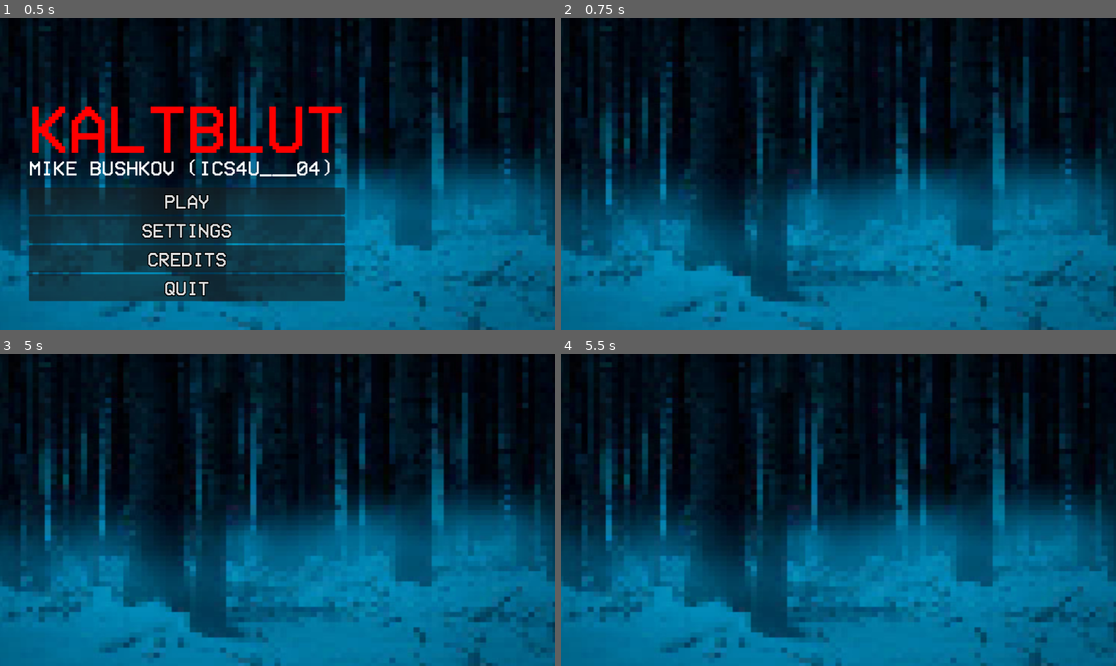
Above: before the commit, frames 1-4 (two rows, left to right).
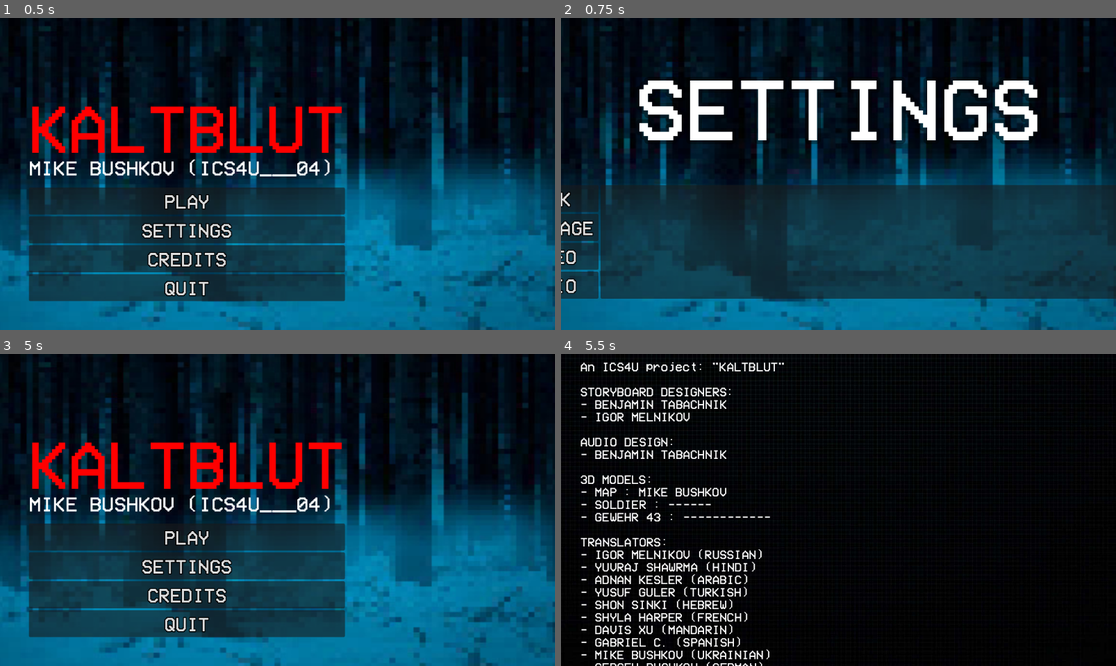
Above: after the commit, the same moments.

Repository: worghet/ICS4U___KALTBLUT
Game: Godot game, scene res://scenes/menus/main-menu.tscn
The game is run twice, just before and just after one commit, with the same random seed, the same clock (stepped at 60 frames per second) and the same inputs. Before the commit the project starts from res://scenes/main-menu.tscn.
Inputs (mouse positions are in pixels of both pictures, inside the frame that each line leads up to):
- Up to frame 1 (0.5 s): no input
- Up to frame 2 (0.75 s): click "SETTINGS" at 0.5 s
- Up to frame 3 (5 s): tap Enter at 1.25, 2.75, 4.25 s; move the mouse to (399, 494) at 1.27 s; press the mouse at (399, 494) at 1.28 s; hold D (move_right) 1.28-2.03 s; tap Space (jump) at 1.52, 2, 2.27, 3.5, 3.77, 4.52 s; move the mouse to (166, 525) at 2.02 s; release the mouse at (166, 525) at 2.03 s; hold S (move_backward) 2.03-2.78 s; right-click (166, 525) at 2.1 s; move the mouse to (333, 441) at 2.77 s; hold D (move_right) 2.78-3.53 s; hold E (spawn_enemy) 2.78-3.53 s; move the mouse to (249, 572) at 3.52 s; hold W (move_forward) 3.53-4.28 s; click (249, 572) at 3.6 s; move the mouse to (444, 556) at 4.27 s; hold A (move_left) from 4.28 s (still down); hold Right mouse button (right_mouse_button) from 4.28 s (still down); tap Escape (escape) at 4.9 s
- Up to frame 4 (5.5 s): release A (move_left) at 5 s; release Right mouse button (right_mouse_button) at 5 s; click (749, 594) at 5 s, where only the run after the commit has a clickable "CREDITS"

Frame 1 is identical in both runs. In frame 2, 41% of the frame differs, in the area x 0-100%, y 18-90%; in frame 3, 23%; in frame 4, 70%, in the area x 0-100%, y 0-100%.
Error before the commit: Invalid assignment of property or key 'visible' with value of type 'bool' on a base object of type 'null instance'. (res://scripts/main_menu.gd:17)

Commit message:
settings work from main.
language works too. cleaned a tiny bit

Diff:
--- a/kaltblut/imports/languages/kaltblut-translations.csv
+++ b/kaltblut/imports/languages/kaltblut-translations.csv
@@ -73,3 +73,9 @@
 • Вчера вечером он говорил голосом, который звучал как-то не так.
 • Рем говорит, что нам следует оставить его позади.
 • Я начинаю соглашаться."
+,,
+KEY_SETTINGS,SETTINGS,НАСТРОЙКИ
+KEY_BACK,BACK,ОБРАТНО
+KEY_LANGUAGE,LANGUAGE,ЯЗЫК
+KEY_VIDEO,VIDEO,ВИДЕО
+KEY_AUDIO,AUDIO,ЗВУК
--- a/kaltblut/project.godot
+++ b/kaltblut/project.godot
@@ -25,6 +25,14 @@
 [display]
 
 window/size/mode=3
+
+[file_customization]
+
+folder_colors={
+"res://imports/": "gray",
+"res://scenes/": "green",
+"res://scripts/": "red"
+}
 
 [global_group]
 
--- a/kaltblut/scenes/enemy.tscn
+++ b/kaltblut/scenes/character/enemy.tscn
@@ -1,9 +1,9 @@
 [gd_scene load_steps=8 format=3 uid="uid://c7swlqfn0artd"]
 
-[ext_resource type="PackedScene" uid="uid://cpdsqagh4uabv" path="res://scenes/entity.tscn" id="1_7p1mj"]
+[ext_resource type="PackedScene" uid="uid://cpdsqagh4uabv" path="res://scenes/character/entity.tscn" id="1_7p1mj"]
 [ext_resource type="Script" uid="uid://dkn30ignxe6ok" path="res://scripts/enemy.gd" id="2_md0e3"]
-[ext_resource type="PackedScene" uid="uid://do568pp650j5i" path="res://scenes/gewehr-43.tscn" id="3_4ra3w"]
-[ext_resource type="PackedScene" uid="uid://csj3y84s0sndg" path="res://scenes/anim_soldier.tscn" id="4_5uy6h"]
+[ext_resource type="PackedScene" uid="uid://do568pp650j5i" path="res://scenes/character/gewehr-43.tscn" id="3_4ra3w"]
+[ext_resource type="PackedScene" uid="uid://csj3y84s0sndg" path="res://scenes/character/anim_soldier.tscn" id="4_5uy6h"]
 
 [sub_resource type="StandardMaterial3D" id="StandardMaterial3D_7p1mj"]
 albedo_color = Color(0.980392, 0.388235, 0.294118, 1)
--- a/kaltblut/scenes/player.tscn
+++ b/kaltblut/scenes/character/player.tscn
@@ -1,9 +1,9 @@
 [gd_scene load_steps=9 format=3 uid="uid://bv3at001lt1ea"]
 
-[ext_resource type="PackedScene" uid="uid://cpdsqagh4uabv" path="res://scenes/entity.tscn" id="1_3vyb7"]
+[ext_resource type="PackedScene" uid="uid://cpdsqagh4uabv" path="res://scenes/character/entity.tscn" id="1_3vyb7"]
 [ext_resource type="Script" uid="uid://cyf8o2our2ivk" path="res://scripts/player.gd" id="2_g2els"]
-[ext_resource type="PackedScene" uid="uid://do568pp650j5i" path="res://scenes/gewehr-43.tscn" id="3_qhqgy"]
-[ext_resource type="PackedScene" uid="uid://csj3y84s0sndg" path="res://scenes/anim_soldier.tscn" id="4_dqkch"]
+[ext_resource type="PackedScene" uid="uid://do568pp650j5i" path="res://scenes/character/gewehr-43.tscn" id="3_qhqgy"]
+[ext_resource type="PackedScene" uid="uid://csj3y84s0sndg" path="res://scenes/character/anim_soldier.tscn" id="4_dqkch"]
 [ext_resource type="Shader" uid="uid://c1ed51345ekpm" path="res://scripts/pixelated.gdshader" id="5_qlg0r"]
 [ext_resource type="Texture2D" uid="uid://bm2ydw0ff7fuv" path="res://imports/textures/BloodOverlay.png" id="6_tuyoq"]
 
--- a/kaltblut/scenes/world.tscn
+++ b/kaltblut/scenes/gameplay/world.tscn
@@ -1,11 +1,11 @@
 [gd_scene load_steps=10 format=3 uid="uid://dfcxxdr8ftki7"]
 
 [ext_resource type="Script" uid="uid://ddl6xsfrx6xdh" path="res://scripts/world.gd" id="1_k0juu"]
-[ext_resource type="PackedScene" uid="uid://tdeg5iqfiug5" path="res://scenes/environment.tscn" id="1_rwgxs"]
-[ext_resource type="PackedScene" uid="uid://bv3at001lt1ea" path="res://scenes/player.tscn" id="2_rwgxs"]
+[ext_resource type="PackedScene" uid="uid://tdeg5iqfiug5" path="res://scenes/gameplay/environment.tscn" id="1_rwgxs"]
+[ext_resource type="PackedScene" uid="uid://bv3at001lt1ea" path="res://scenes/character/player.tscn" id="2_rwgxs"]
 [ext_resource type="AudioStream" uid="uid://bgt3phriwbwvm" path="res://imports/sounds/wind/Wind_1.mp3" id="4_71j4m"]
-[ext_resource type="PackedScene" uid="uid://ehl8yelpph3d" path="res://scenes/pause-menu.tscn" id="5_71j4m"]
-[ext_resource type="Script" uid="uid://dy5l53mbv60yn" path="res://scenes/settings_menu.gd" id="5_i7141"]
+[ext_resource type="PackedScene" uid="uid://ehl8yelpph3d" path="res://scenes/menus/pause-menu.tscn" id="5_71j4m"]
+[ext_resource type="PackedScene" uid="uid://b5632wma687kj" path="res://scenes/menus/settings_menu.tscn" id="6_qfnet"]
 
 [sub_resource type="NavigationMesh" id="NavigationMesh_rwgxs"]
 vertices = PackedVector3Array(-21.9734, 0.5, -7.25733, -11.7234, 0.5, -7.00733, -11.7234, 0.5, -8.50733, -10.9734, 0.5, …(678 unchanged characters)…
@@ -56,8 +56,8 @@
 bus = &"wind"
 parameters/looping = true
 
-[node name="CanvasLayer" type="CanvasLayer" parent="."]
-script = ExtResource("5_i7141")
+[node name="setting" parent="." instance=ExtResource("6_qfnet")]
+visible = false
 
-[node name="pause-menu" parent="CanvasLayer" instance=ExtResource("5_71j4m")]
+[node name="pause" parent="." instance=ExtResource("5_71j4m")]
 visible = false
--- a/kaltblut/scenes/credits.tscn
+++ b/kaltblut/scenes/menus/credits.tscn
@@ -1,6 +1,6 @@
 [gd_scene load_steps=8 format=3 uid="uid://d2hin7r7xw8dn"]
 
-[ext_resource type="Script" uid="uid://ivq2butbg5vy" path="res://scenes/credits.gd" id="1_0ctdu"]
+[ext_resource type="Script" uid="uid://ivq2butbg5vy" path="res://scripts/credits.gd" id="1_0ctdu"]
 [ext_resource type="Texture2D" uid="uid://b1sqend1r43p7" path="res://imports/textures/background.jpg" id="1_2ckv8"]
 [ext_resource type="Theme" uid="uid://bk7as4gxm1c8l" path="res://ui/theme.tres" id="2_0ctdu"]
 [ext_resource type="AudioStream" uid="uid://0myg4tu0ajrt" path="res://imports/sounds/music/darknightcrushed.mp3" id="4_2fbfq"]
--- a/kaltblut/scenes/main-menu.tscn
+++ b/kaltblut/scenes/menus/main-menu.tscn
@@ -1,9 +1,10 @@
-[gd_scene load_steps=7 format=3 uid="uid://qsoo1jqwtxvr"]
+[gd_scene load_steps=8 format=3 uid="uid://qsoo1jqwtxvr"]
 
 [ext_resource type="FontFile" uid="uid://berylv85eo6t1" path="res://imports/fonts/VCR_OSD_MONO_1.001.ttf" id="1_rk22q"]
 [ext_resource type="Script" uid="uid://mjdava25eauj" path="res://scripts/main_menu.gd" id="1_u4kki"]
 [ext_resource type="Texture2D" uid="uid://bmdbowyy08r13" path="res://imports/textures/demo_background.jpg" id="2_xg1py"]
 [ext_resource type="Theme" uid="uid://bk7as4gxm1c8l" path="res://ui/theme.tres" id="3_hf3n6"]
+[ext_resource type="PackedScene" uid="uid://b5632wma687kj" path="res://scenes/menus/settings_menu.tscn" id="5_ismwm"]
 
 [sub_resource type="LabelSettings" id="LabelSettings_dirle"]
 font = ExtResource("1_rk22q")
@@ -23,7 +24,7 @@
 grow_vertical = 2
 script = ExtResource("1_u4kki")
 
-[node name="image" type="CenterContainer" parent="."]
+[node name="background" type="CenterContainer" parent="."]
 layout_mode = 1
 anchors_preset = 15
 anchor_right = 1.0
@@ -31,64 +32,68 @@
 grow_horizontal = 2
 grow_vertical = 2
 
-[node name="TextureRect" type="TextureRect" parent="image"]
+[node name="image" type="TextureRect" parent="background"]
 custom_minimum_size = Vector2(1920, 1080)
 layout_mode = 2
 texture = ExtResource("2_xg1py")
 
-[node name="MarginContainer" type="MarginContainer" parent="."]
+[node name="menu" type="MarginContainer" parent="."]
 layout_mode = 1
 anchors_preset = 2
 anchor_top = 1.0
 anchor_bottom = 1.0
-offset_top = -241.0
-offset_right = 286.0
+offset_top = -485.0
+offset_right = 716.0
 grow_vertical = 0
 theme_override_constants/margin_left = 60
 theme_override_constants/margin_bottom = 60
 
-[node name="GridContainer" type="GridContainer" parent="MarginContainer"]
+[node name="vert_grid" type="GridContainer" parent="menu"]
 layout_mode = 2
 
-[node name="title" type="Label" parent="MarginContainer/GridContainer"]
+[node name="title" type="Label" parent="menu/vert_grid"]
 layout_mode = 2
 text = "KALTBLUT"
 label_settings = SubResource("LabelSettings_dirle")
 
-[node name="subtitle" type="Label" parent="MarginContainer/GridContainer"]
+[node name="subtitle" type="Label" parent="menu/vert_grid"]
 layout_mode = 2
 text = "MIKE BUSHKOV (ICS4U___04)"
 label_settings = SubResource("LabelSettings_u4kki")
 
-[node name="MarginContainer" type="MarginContainer" parent="MarginContainer/GridContainer"]
+[node name="spacing" type="MarginContainer" parent="menu/vert_grid"]
 layout_mode = 2
 theme_override_constants/margin_top = 15
 
-[node name="play" type="Button" parent="MarginContainer/GridContainer"]
+[node name="play" type="Button" parent="menu/vert_grid"]
 layout_mode = 2
 mouse_default_cursor_shape = 2
 theme = ExtResource("3_hf3n6")
 text = "KEY_PLAY"
 
-[node name="settings" type="Button" parent="MarginContainer/GridContainer"]
+[node name="settings" type="Button" parent="menu/vert_grid"]
 layout_mode = 2
 mouse_default_cursor_shape = 2
 theme = ExtResource("3_hf3n6")
 text = "KEY_SETTINGS"
 
-[node name="credits" type="Button" parent="MarginContainer/GridContainer"]
+[node name="credits" type="Button" parent="menu/vert_grid"]
 layout_mode = 2
 mouse_default_cursor_shape = 2
 theme = ExtResource("3_hf3n6")
 text = "KEY_CREDITS"
 
-[node name="quit" type="Button" parent="MarginContainer/GridContainer"]
+[node name="quit" type="Button" parent="menu/vert_grid"]
 layout_mode = 2
 mouse_default_cursor_shape = 2
 theme = ExtResource("3_hf3n6")
 text = "KEY_QUIT"
 
-[connection signal="pressed" from="MarginContainer/GridContainer/play" to="." method="_on_play_pressed"]
-[connection signal="pressed" from="MarginContainer/GridContainer/settings" to="." method="_on_settings_pressed"]
-[connection signal="pressed" from="MarginContainer/GridContainer/credits" to="." method="_on_credits_pressed"]
-[connection signal="pressed" from="MarginContainer/GridContainer/quit" to="." method="_on_quit_pressed"]
+[node name="settings" parent="." instance=ExtResource("5_ismwm")]
+visible = false
+layout_mode = 1
+
+[connection signal="pressed" from="menu/vert_grid/play" to="." method="_on_play_pressed"]
+[connection signal="pressed" from="menu/vert_grid/settings" to="." method="_on_settings_pressed"]
+[connection signal="pressed" from="menu/vert_grid/credits" to="." method="_on_credits_pressed"]
+[connection signal="pressed" from="menu/vert_grid/quit" to="." method="_on_quit_pressed"]
--- a/kaltblut/scenes/pause-menu.tscn
+++ b/kaltblut/scenes/menus/pause-menu.tscn
@@ -75,6 +75,7 @@
 text = "KEY_RESUME"
 
 [node name="settings" type="Button" parent="CenterContainer/GridContainer/left-right/GridContainer"]
+visible = false
 layout_mode = 2
 mouse_default_cursor_shape = 2
 theme = ExtResource("2_8qshb")
--- a/kaltblut/scenes/settings_menu.tscn
+++ b/kaltblut/scenes/menus/settings_menu.tscn
@@ -1,7 +1,7 @@
 [gd_scene load_steps=5 format=3 uid="uid://b5632wma687kj"]
 
 [ext_resource type="FontFile" uid="uid://berylv85eo6t1" path="res://imports/fonts/VCR_OSD_MONO_1.001.ttf" id="1_cr101"]
-[ext_resource type="Script" uid="uid://dy5l53mbv60yn" path="res://scenes/settings_menu.gd" id="1_wswnh"]
+[ext_resource type="Script" uid="uid://dy5l53mbv60yn" path="res://scripts/settings_menu.gd" id="1_wswnh"]
 [ext_resource type="Theme" uid="uid://bk7as4gxm1c8l" path="res://ui/theme.tres" id="2_wswnh"]
 
 [sub_resource type="LabelSettings" id="LabelSettings_labj1"]
@@ -40,7 +40,7 @@
 
 [node name="title" type="Label" parent="center-container/up-down/margin-title"]
 layout_mode = 2
-text = "SETTINGS"
+text = "KEY_SETTINGS"
 label_settings = SubResource("LabelSettings_labj1")
 horizontal_alignment = 1
 vertical_alignment = 1
@@ -100,7 +100,7 @@
 [node name="Label" type="Label" parent="center-container/up-down/left-right/setting_panel/language/individual_settings/set"]
 layout_mode = 2
 theme = ExtResource("2_wswnh")
-text = "LANGUAGE: "
+text = "KEY_LANGUAGE"
 
 [node name="OptionButton" type="OptionButton" parent="center-container/up-down/left-right/setting_panel/language/individual_settings/set"]
 custom_minimum_size = Vector2(875, 0)
@@ -137,7 +137,7 @@
 [node name="Label" type="Label" parent="center-container/up-down/left-right/setting_panel/video/individual_settings/set"]
 layout_mode = 2
 theme = ExtResource("2_wswnh")
-text = "SENSITIVITY"
+text = "KEY_SENSITIVITY"
 
 [node name="VBoxContainer" type="VBoxContainer" parent="center-container/up-down/left-right/setting_panel/video/individual_settings/set"]
 custom_minimum_size = Vector2(885, 0)
--- a/kaltblut/scenes/credits.gd
+++ b/kaltblut/scripts/credits.gd
@@ -8,4 +8,4 @@
 func _input(event: InputEvent) -> void:
 
 	if event.is_action_pressed("escape"):
-		get_tree().change_scene_to_file("res://scenes/main-menu.tscn")
+		get_tree().change_scene_to_file("res://scenes/menus/main-menu.tscn")
--- a/kaltblut/scripts/main_menu.gd
+++ b/kaltblut/scripts/main_menu.gd
@@ -1,17 +1,24 @@
 extends Control
 
 func _on_play_pressed() -> void:
-	get_tree().change_scene_to_file("res://scenes/world.tscn")
+	print('play pressed')
+	get_tree().change_scene_to_file("res://scenes/gameplay/world.tscn")
 
 func _on_quit_pressed() -> void:
 	get_tree().quit()
 
 
 func _on_credits_pressed() -> void:
-	get_tree().change_scene_to_file("res://scenes/credits.tscn")
+	print('goin to credoits')
+	get_tree().change_scene_to_file("res://scenes/menus/credits.tscn")
 
 
 
 func _on_settings_pressed() -> void:
-	$MarginContainer.visible = false
-	$CanvasLayer.visible = true
+	$settings.visible = true
+
+func _process(delta: float) -> void:
+	if $settings.visible:
+		$menu.visible = false
+	else:
+		$menu.visible = true
--- a/kaltblut/scripts/pause_menu.gd
+++ b/kaltblut/scripts/pause_menu.gd
@@ -76,16 +76,14 @@
 	Input.set_mouse_mode(Input.MOUSE_MODE_VISIBLE)
 
 
-func _on_settings_pressed() -> void:
-	get_tree().paused = false
-	get_tree().change_scene_to_file("res://scenes/settings_menu.tscn")
-
+#func _on_settings_pressed() -> void:
+	#get_tree().paused = false
 
 
 func _on_quit_pressed() -> void:
 	get_tree().paused = false
 	#$".".get_tree().change_scene_to_file("res://scenes/main-menu.tscn")
-	get_tree().change_scene_to_file("res://scenes/main-menu.tscn")
+	get_tree().change_scene_to_file("res://scenes/menus/main-menu.tscn")
 
 
 func _on_next_page_pressed() -> void:
--- a/kaltblut/scripts/player.gd
+++ b/kaltblut/scripts/player.gd
@@ -2,7 +2,7 @@
 
 # == CONSTANTS ==============================
 
-const EnemyScene := preload("res://scenes/enemy.tscn")
+const EnemyScene := preload("res://scenes/character/enemy.tscn")
 
 # == VARIABLES ==============================
 
--- a/kaltblut/scripts/world.gd
+++ b/kaltblut/scripts/world.gd
@@ -1,6 +1,22 @@
 extends Node3D
 
 #func _process(delta: float) -> void:
+var inPause : bool = false
+var inSett : bool = false
 
 func _ready() -> void:
 	Input.set_mouse_mode(Input.MOUSE_MODE_CAPTURED)
+
+func _process(delta: float) -> void:
+	if $pause.visible:
+		inPause = true
+		inSett = false
+	elif $setting.visible:
+		inSett = true
+		inPause = false
+	else:
+		inSett = false
+		inPause = false
+
+	$pause.visible = inPause
+	$setting.visible = inSett
Not shown, changed: kaltblut/imports/languages/kaltblut-translations.csv.import
Binary file changed: kaltblut/imports/languages/kaltblut-translations.en.translation
Binary file changed: kaltblut/imports/languages/kaltblut-translations.ru.translation
Renamed: kaltblut/scenes/anim_soldier.tscn -> kaltblut/scenes/character/anim_soldier.tscn
Renamed: kaltblut/scenes/entity.tscn -> kaltblut/scenes/character/entity.tscn
Renamed: kaltblut/scenes/gewehr-43.tscn -> kaltblut/scenes/character/gewehr-43.tscn
Renamed: kaltblut/scenes/environment.tscn -> kaltblut/scenes/gameplay/environment.tscn
Renamed: kaltblut/scenes/language-test.tscn -> kaltblut/scenes/menus/language-test.tscn
Renamed: kaltblut/scenes/credits.gd.uid -> kaltblut/scripts/credits.gd.uid
Renamed: kaltblut/scenes/settings_menu.gd -> kaltblut/scripts/settings_menu.gd
Renamed: kaltblut/scenes/settings_menu.gd.uid -> kaltblut/scripts/settings_menu.gd.uid
